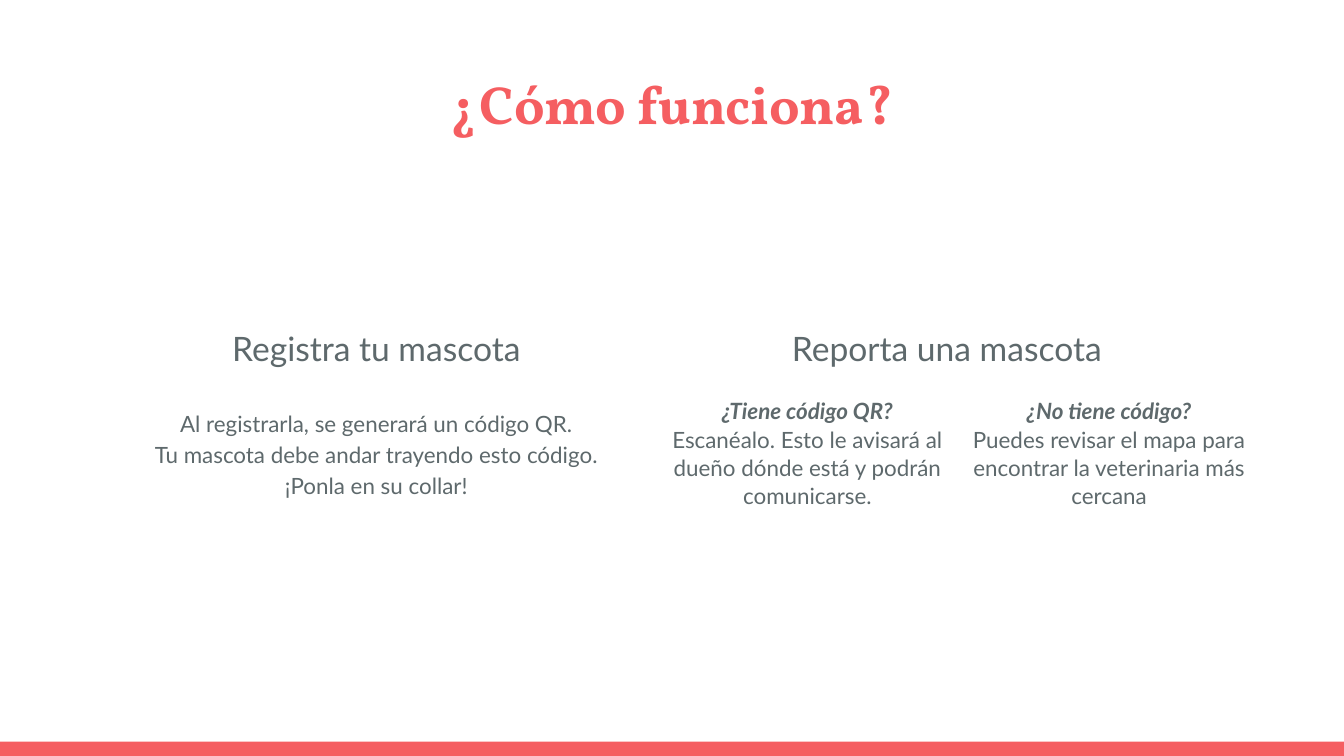
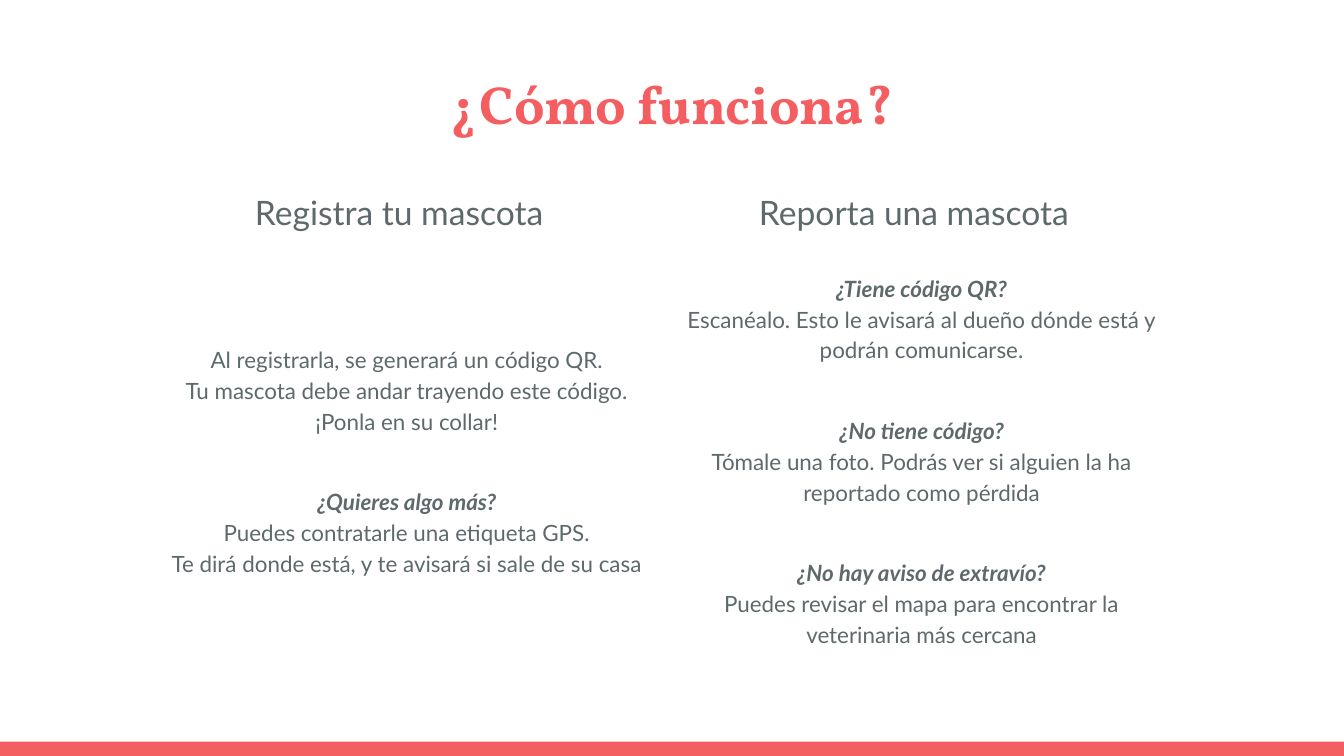
Before and after one commit to feigonzalez/safepet, a slide deck: slide 6 of Fase 1/Evidencias Grupales/Presentacion Proyecto.pptx (slide 4 before the commit). Drawn at 1344x756 pixels with LibreOffice and Linux fonts; fonts in the diff are those of the drawing. Boxes give left, top, right and bottom in pixels: in the first picture for what was removed or moved away, otherwise in the second. Text is boxed around its words. In the diff, an @@ line names an element or a change of style, - is before the commit and + after.

```diff
--- a/Fase 1/Evidencias Grupales/Presentacion Proyecto.pptx
+++ b/Fase 1/Evidencias Grupales/Presentacion Proyecto.pptx
@@ text "Registra tu mascota": place and size @@
-text "Registra tu mascota" at <box>232,336,520,367</box>
+text "Registra tu mascota" at <box>255,200,543,231</box>
@@ text "Reporta una mascota": place and size @@
-text "Reporta una mascota" at <box>792,337,1102,367</box>
+text "Reporta una mascota" at <box>759,201,1069,231</box>
@@ text "¿Tiene código QR?": place and size @@
-text "¿Tiene código QR?" at <box>672,402,942,504</box>
+text "¿Tiene código QR?" at <box>687,280,1156,362</box>
@@ text "¿Tiene código QR?" at <box>687,280,1156,362</box>: line spacing 1.05 to 1.15 @@
@@ text "Al registrarla, se generará un ...": place and size @@
-text "Al registrarla, se generará un ..." at <box>155,415,598,498</box>
+text "Al registrarla, se generará un ..." at <box>186,351,627,434</box>
@@ text at <box>186,382,627,403</box>: text changed @@
-Tu mascota debe andar trayendo esto código.
+Tu mascota debe andar trayendo este código.
@@ text added at <box>712,422,1132,505</box>, 12 pt, text #5E696C @@
+¿No tiene código?
+Tómale una foto. Podrás ver si alguien la ha reportado como pérdida
@@ text added at <box>172,493,642,576</box>, 12 pt, text #5E696C @@
+¿Quieres algo más?
+Puedes contratarle una etiqueta GPS.
+Te dirá donde está, y te avisará si sale de su casa
@@ text "¿No hay aviso de extravío?": place and size @@
-text "¿No hay aviso de extravío?" at <box>973,402,1245,504</box>
+text "¿No hay aviso de extravío?" at <box>724,564,1118,643</box>
@@ text at <box>797,564,1046,585</box>: text changed @@
-¿No tiene código?
+¿No hay aviso de extravío?
@@ text at <box>724,595,1118,643</box>: line spacing 1.05 to 1.15 @@
```
Also in this commit, not shown: 2 other slides changed, 3 slides added.
